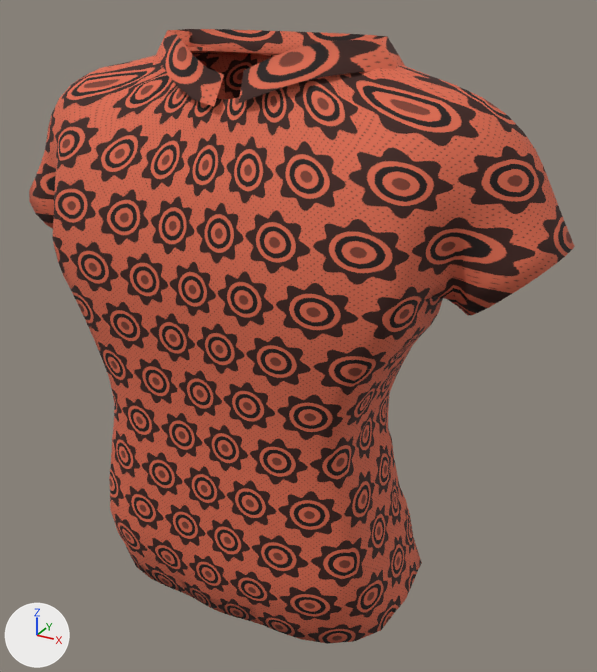
One commit to the glTF model client/public/assets/characters/prototype/parts/top_ankara_male.glb: the scene before it, then after it.
Both versions are drawn from a 50 mm lens placed at (0.434, -0.74, 1.562), pointed at (0.029, -0.005, 1.194). Every picture has the same lights, and +X, +Y and +Z are marked at lower left. The older version comes first.

Objects in the first picture: 'AWD_W_top_ankara_l0'.
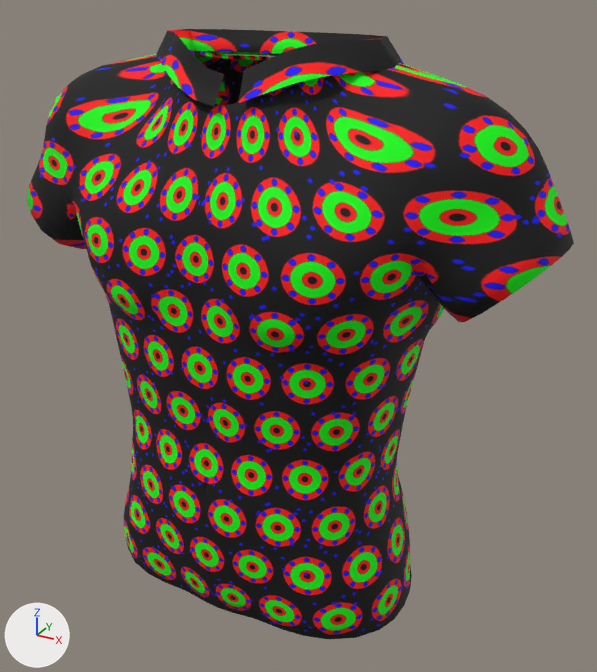
Where the change shows, as pixel boxes (x1, y1, x2, y2) in the pictures (597 x 672 px; the box of a moved part takes in the faces that stretch with it):
'AWD_W_top_ankara_l0', reshaped: before (29, 29, 575, 644); after (27, 29, 574, 639)
part 1 of me_awd_w_top_ankara_l0, moved or reshaped: before (29, 51, 570, 602); after (27, 54, 570, 601)
part 2 of me_awd_w_top_ankara_l0, surface changed: (30, 50, 573, 639) in both
part 3 of me_awd_w_top_ankara_l0, recoloured: (29, 29, 573, 639) in both

The change, as a diff of the scene's bpy script:
```diff
--- a/client/public/assets/characters/prototype/parts/top_ankara_male.glb.py
+++ b/client/public/assets/characters/prototype/parts/top_ankara_male.glb.py
@@ img_awd_ankara_mask @@
+img_awd_ankara_mask = load_image('awd_ankara_mask', '_unpacked/awd_ankara_mask', 512, 512, 'sRGB')
@@ mat_awd_ankara_ankara @@
+mat_awd_ankara_ankara = principled_material('AWD_Ankara_ankara')
+mat_awd_ankara_ankara.texture = img_awd_ankara_mask
+mat_awd_ankara_ankara.roughness = 0.8
@@ me_awd_w_top_ankara_l0 @@
 # used by ob_awd_w_top_ankara_l0; location = (0.0, 0.0, 0.0)
-me_awd_w_top_ankara_l0.from_pydata(...)  # 2032 vertices, 3876 faces; spans x -0.308..0.308, y -0.156..0.125, z 0.895..1.508
+me_awd_w_top_ankara_l0.from_pydata(...)  # 2032 vertices, 3876 faces; spans x -0.308..0.308, y -0.159..0.11, z 0.904..1.508
+# me_awd_w_top_ankara_l0 part 1: 1953 of 2032 vertices moved; they spanned x -0.308..0.308, y -0.156..0.125, z 0.895..1.491 and now span x -0.308..0.308, y -0.159..0.11, z 0.904..1.488; mean shift (0.0, 0.008, 0.0); largest move (-0.188, -0.135, 1.282) -> (-0.192, -0.053, 1.28)
+# me_awd_w_top_ankara_l0 part 2: 2159 kept faces spanning x -0.308..0.308, y -0.159..0.11, z 0.904..1.488 get new texture (UV) coordinates
+# me_awd_w_top_ankara_l0 part 3: 3850 faces spanning x -0.308..0.308, y -0.159..0.11, z 0.904..1.508 switch from mat_awd_fabric_ankara_ankara to mat_awd_ankara_ankara (picture img_awd_ankara_mask)
```
